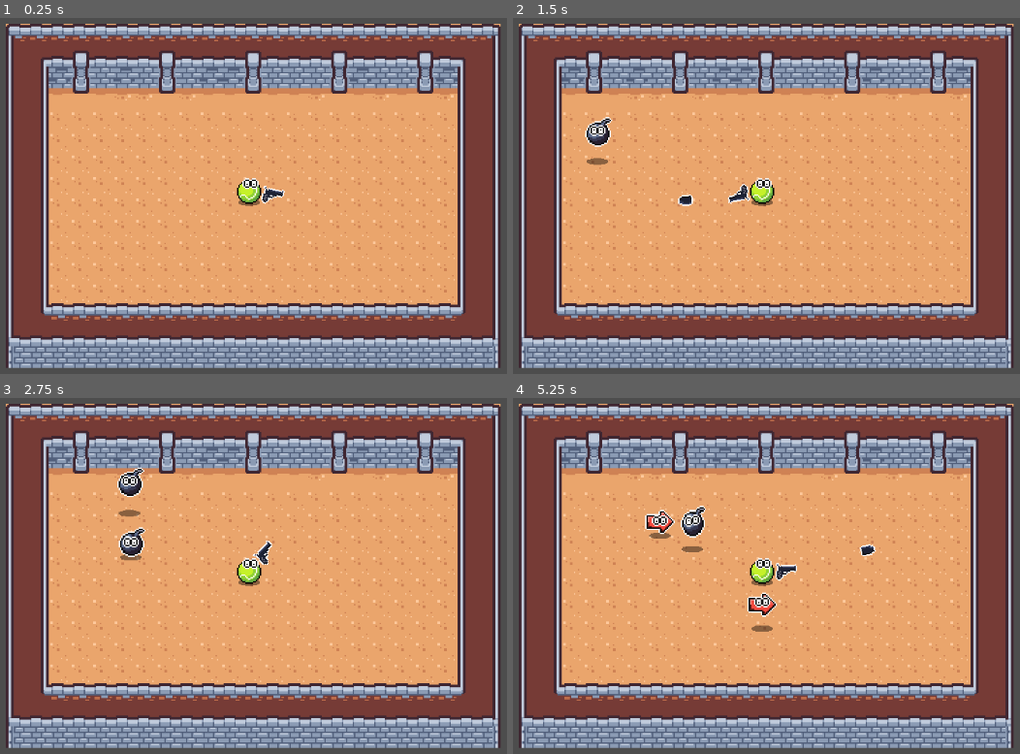
Above: before the commit, frames 1-4 (two rows, left to right).
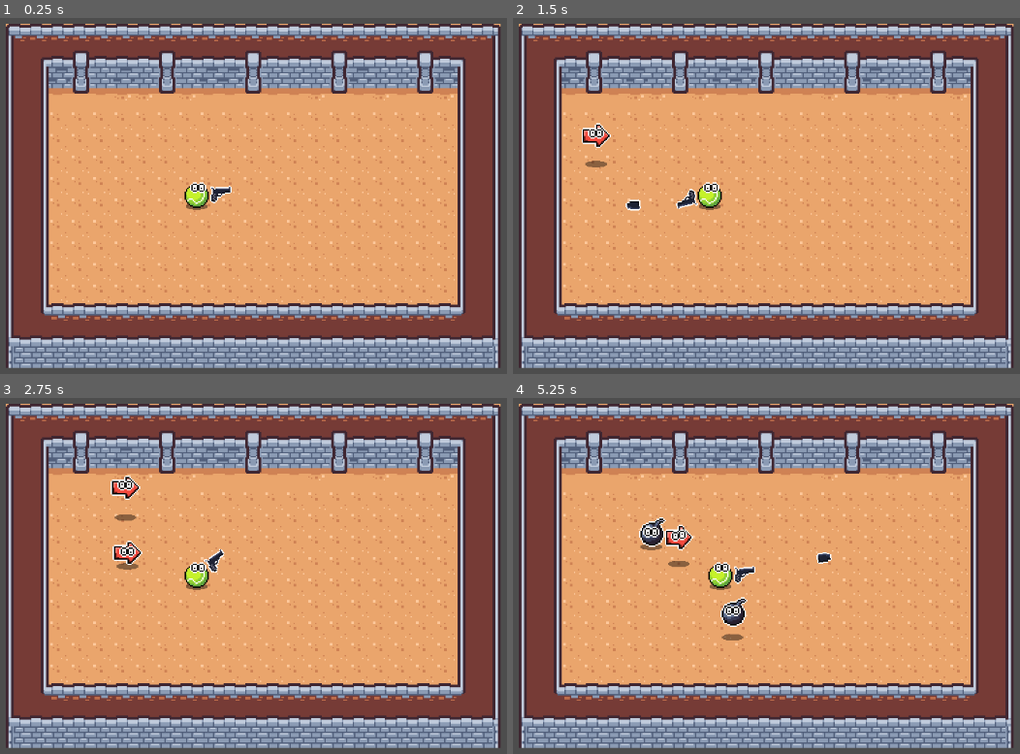
Above: after the commit, the same moments.

Repository: Lockd/trijam-286
Game: Godot game, scene res://Scenes/level.tscn
Same seed, same stepped clock (60 frames per second), same inputs: the game is played once before the commit and once after it.
Inputs (mouse positions are in pixels of both pictures, inside the frame that each line leads up to):
- Up to frame 1 (0.25 s): no input
- Up to frame 2 (1.5 s): tap Enter at 0.5 s; move the mouse to (943, 171) at 0.52 s; press the mouse at (943, 171) at 0.53 s; move the mouse to (619, 213) at 1.27 s; release the mouse at (619, 213) at 1.28 s; click (619, 213) at 1.35 s
- Up to frame 3 (2.75 s): move the mouse to (339, 476) at 2.02 s; press the mouse at (339, 476) at 2.03 s
- Up to frame 4 (5.25 s): move the mouse to (736, 661) at 2.77 s; release the mouse at (736, 661) at 2.78 s; click (736, 661) at 2.85 s; move the mouse to (1004, 640) at 3.52 s; press the mouse at (1004, 640) at 3.53 s; move the mouse to (543, 508) at 4.27 s; release the mouse at (543, 508) at 4.28 s; click (543, 508) at 4.35 s; move the mouse to (812, 572) at 5.02 s; press the mouse at (812, 572) at 5.03 s

The runs differ from the first frame. In frame 1, 0.9% of the frame differs, in the area x 36-57%, y 44-54%; in frame 2, 1.4%; in frame 3, 1.9%; in frame 4, 2.9%, in the area x 24-72%, y 30-69%.

Commit message:
Player and enemies are reworked

Diff:
--- a/Scenes/enemy.tscn
+++ b/Scenes/enemy.tscn
@@ -1,10 +1,11 @@
-[gd_scene load_steps=18 format=3 uid="uid://rxofjyswhuv3"]
+[gd_scene load_steps=19 format=3 uid="uid://rxofjyswhuv3"]
 
 [ext_resource type="Script" path="res://Scripts/enemy.gd" id="1_fv1nl"]
 [ext_resource type="Texture2D" uid="uid://dg604opyvpdyx" path="res://Sprites/arrow_left.png" id="1_qogy0"]
 [ext_resource type="Texture2D" uid="uid://5x8366mr03ur" path="res://Sprites/arrow_right.png" id="2_58rtj"]
 [ext_resource type="PackedScene" uid="uid://cy1mvpqx3qflt" path="res://Scenes/shadow.tscn" id="2_bnf14"]
 [ext_resource type="Texture2D" uid="uid://dw5lrfl6c0sxd" path="res://Sprites/arrow_up.png" id="3_0xylc"]
+[ext_resource type="Script" path="res://Scripts/enemy_direction.gd" id="4_ilj7q"]
 [ext_resource type="Texture2D" uid="uid://budv07iylcqxi" path="res://Sprites/arrow_down.png" id="4_spog0"]
 [ext_resource type="Texture2D" uid="uid://c82g83y1l0qo1" path="res://Sprites/eyes.png" id="6_qx8wn"]
 [ext_resource type="Script" path="res://Scripts/enemy_collision.gd" id="8_ynyxm"]
@@ -66,7 +67,7 @@
 [node name="Enemy" type="Node2D" node_paths=PackedStringArray("types")]
 position = Vector2(0, -6)
 script = ExtResource("1_fv1nl")
-types = [NodePath("Left"), NodePath("Right"), NodePath("Top"), NodePath("Down")]
+types = [NodePath("Left"), NodePath("Right"), NodePath("Top"), NodePath("Down"), NodePath("BombSprite")]
 jump_distance = 50.0
 
 [node name="Shadow" parent="." instance=ExtResource("2_bnf14")]
@@ -76,21 +77,36 @@
 [node name="Left" type="Sprite2D" parent="."]
 visible = false
 texture = ExtResource("1_qogy0")
+script = ExtResource("4_ilj7q")
+direction = Vector2(-1, 0)
 
 [node name="Right" type="Sprite2D" parent="."]
 visible = false
 position = Vector2(0, -1)
 texture = ExtResource("2_58rtj")
+script = ExtResource("4_ilj7q")
 
 [node name="Top" type="Sprite2D" parent="."]
 visible = false
 position = Vector2(0, -1)
 texture = ExtResource("3_0xylc")
+script = ExtResource("4_ilj7q")
+direction = Vector2(0, -1)
 
 [node name="Down" type="Sprite2D" parent="."]
 visible = false
 position = Vector2(0, -1)
 texture = ExtResource("4_spog0")
+script = ExtResource("4_ilj7q")
+direction = Vector2(0, 1)
+
+[node name="BombSprite" type="Sprite2D" parent="."]
+visible = false
+position = Vector2(0, -2)
+texture = ExtResource("9_mx8i2")
+script = ExtResource("4_ilj7q")
+direction = Vector2(0, 0)
+type = 1
 
 [node name="Eyes" type="AnimatedSprite2D" parent="."]
 z_index = 1
@@ -106,9 +122,4 @@
 [node name="CollisionShape2D" type="CollisionShape2D" parent="CollisionArea"]
 shape = SubResource("CircleShape2D_3khwc")
 
-[node name="BombSprite" type="Sprite2D" parent="."]
-visible = false
-position = Vector2(0, -2)
-texture = ExtResource("9_mx8i2")
-
 [connection signal="body_entered" from="CollisionArea" to="CollisionArea" method="_on_body_entered"]
--- a/Scenes/enemy_spawner.tscn
+++ b/Scenes/enemy_spawner.tscn
@@ -7,7 +7,6 @@
 position = Vector2(176, 111)
 script = ExtResource("1_d6h7g")
 pause_between_waves = 8
-arrows_per_wave = 6
 
 [node name="min" type="Node2D" parent="."]
 position = Vector2(-147, -65)
--- a/Scenes/level.tscn
+++ b/Scenes/level.tscn
@@ -181,8 +181,7 @@
 position = Vector2(174, 110)
 zoom = Vector2(2, 2)
 
-[node name="Player" parent="." instance=ExtResource("2_ux5bo")]
-unique_name_in_owner = true
-position = Vector2(165, 118)
+[node name="EnemySpawner" parent="." instance=ExtResource("3_4843v")]
 
-[node name="EnemySpawner" parent="." instance=ExtResource("3_4843v")]
+[node name="Player" parent="." instance=ExtResource("3_lwu51")]
+position = Vector2(126, 121)
--- a/Scenes/player.tscn
+++ b/Scenes/player.tscn
@@ -1,60 +1,64 @@
-[gd_scene load_steps=23 format=3 uid="uid://cwyb16mp7u7hd"]
+[gd_scene load_steps=23 format=3 uid="uid://bqsk51blksy7l"]
 
-[ext_resource type="Script" path="res://Scripts/player.gd" id="1_a1bxw"]
-[ext_resource type="Texture2D" uid="uid://drbo8s0cxjupq" path="res://Sprites/tennis_ball.png" id="1_r860o"]
-[ext_resource type="Texture2D" uid="uid://cm7ddmisrd01g" path="res://Sprites/gun.png" id="2_1fmc6"]
-[ext_resource type="Script" path="res://Scripts/gun.gd" id="2_4dvyj"]
-[ext_resource type="PackedScene" uid="uid://cy1mvpqx3qflt" path="res://Scenes/shadow.tscn" id="2_kn66a"]
-[ext_resource type="PackedScene" uid="uid://cx6uwrjj5edll" path="res://Scenes/bullet.tscn" id="2_x4vww"]
-[ext_resource type="Texture2D" uid="uid://c82g83y1l0qo1" path="res://Sprites/eyes.png" id="4_0mbbt"]
-[ext_resource type="Script" path="res://Scripts/eyes_animation.gd" id="5_lp0wo"]
+[ext_resource type="Script" path="res://Scripts/player.gd" id="1_n63jo"]
+[ext_resource type="PackedScene" uid="uid://cy1mvpqx3qflt" path="res://Scenes/shadow.tscn" id="1_pjup4"]
+[ext_resource type="PackedScene" uid="uid://cx6uwrjj5edll" path="res://Scenes/bullet.tscn" id="2_3sg4r"]
+[ext_resource type="Texture2D" uid="uid://drbo8s0cxjupq" path="res://Sprites/tennis_ball.png" id="2_5h3qu"]
+[ext_resource type="Script" path="res://Scripts/gun.gd" id="3_cv1mm"]
+[ext_resource type="Texture2D" uid="uid://cm7ddmisrd01g" path="res://Sprites/gun.png" id="4_0632k"]
+[ext_resource type="Texture2D" uid="uid://c82g83y1l0qo1" path="res://Sprites/eyes.png" id="5_1031u"]
+
+[sub_resource type="PhysicsMaterial" id="PhysicsMaterial_uyff3"]
+bounce = 0.12
+
+[sub_resource type="CircleShape2D" id="CircleShape2D_vvtmp"]
 
 [sub_resource type="AtlasTexture" id="AtlasTexture_2ax05"]
-atlas = ExtResource("4_0mbbt")
+atlas = ExtResource("5_1031u")
 region = Rect2(32, 0, 16, 16)
 
 [sub_resource type="AtlasTexture" id="AtlasTexture_e3ybg"]
-atlas = ExtResource("4_0mbbt")
+atlas = ExtResource("5_1031u")
 region = Rect2(48, 0, 16, 16)
 
 [sub_resource type="AtlasTexture" id="AtlasTexture_jpew7"]
-atlas = ExtResource("4_0mbbt")
+atlas = ExtResource("5_1031u")
 region = Rect2(80, 0, 16, 16)
 
 [sub_resource type="AtlasTexture" id="AtlasTexture_dv3o4"]
-atlas = ExtResource("4_0mbbt")
+atlas = ExtResource("5_1031u")
 region = Rect2(96, 0, 16, 16)
 
 [sub_resource type="AtlasTexture" id="AtlasTexture_afum3"]
-atlas = ExtResource("4_0mbbt")
+atlas = ExtResource("5_1031u")
 region = Rect2(0, 0, 16, 16)
 
 [sub_resource type="AtlasTexture" id="AtlasTexture_rbhb6"]
-atlas = ExtResource("4_0mbbt")
+atlas = ExtResource("5_1031u")
 region = Rect2(16, 0, 16, 16)
 
 [sub_resource type="AtlasTexture" id="AtlasTexture_v0mf0"]
-atlas = ExtResource("4_0mbbt")
+atlas = ExtResource("5_1031u")
 region = Rect2(32, 0, 16, 16)
 
 [sub_resource type="AtlasTexture" id="AtlasTexture_oaa5v"]
-atlas = ExtResource("4_0mbbt")
+atlas = ExtResource("5_1031u")
 region = Rect2(48, 0, 16, 16)
 
 [sub_resource type="AtlasTexture" id="AtlasTexture_isd3e"]
-atlas = ExtResource("4_0mbbt")
+atlas = ExtResource("5_1031u")
 region = Rect2(64, 0, 16, 16)
 
 [sub_resource type="AtlasTexture" id="AtlasTexture_vorty"]
-atlas = ExtResource("4_0mbbt")
+atlas = ExtResource("5_1031u")
 region = Rect2(80, 0, 16, 16)
 
 [sub_resource type="AtlasTexture" id="AtlasTexture_rr0f8"]
-atlas = ExtResource("4_0mbbt")
+atlas = ExtResource("5_1031u")
 region = Rect2(96, 0, 16, 16)
 
 [sub_resource type="AtlasTexture" id="AtlasTexture_bx8mv"]
-atlas = ExtResource("4_0mbbt")
+atlas = ExtResource("5_1031u")
 region = Rect2(112, 0, 16, 16)
 
 [sub_resource type="SpriteFrames" id="SpriteFrames_uu1v4"]
@@ -106,14 +110,18 @@
 "speed": 5.0
 }]
 
-[sub_resource type="CircleShape2D" id="CircleShape2D_wkble"]
+[node name="Player" type="RigidBody2D"]
+mass = 50.0
+physics_material_override = SubResource("PhysicsMaterial_uyff3")
+lock_rotation = true
+script = ExtResource("1_n63jo")
+bullet = ExtResource("2_3sg4r")
 
-[node name="Player" type="Node2D" groups=["Player"]]
-script = ExtResource("1_a1bxw")
-bullet = ExtResource("2_x4vww")
-movement_speed = 50
+[node name="CollisionShape2D" type="CollisionShape2D" parent="."]
+position = Vector2(0, -9)
+shape = SubResource("CircleShape2D_vvtmp")
 
-[node name="Shadow" parent="." instance=ExtResource("2_kn66a")]
+[node name="Shadow" parent="." instance=ExtResource("1_pjup4")]
 position = Vector2(-7.10543e-15, -1)
 rotation = 3.14159
 scale = Vector2(1, 0.3)
@@ -142,10 +150,3 @@
 animation = &"Eyes_idle"
 autoplay = "Eyes_idle"
 frame_progress = 0.952822
-script = ExtResource("5_lp0wo")
-
-[node name="StaticBody2D" type="StaticBody2D" parent="."]
-
-[node name="CollisionShape2D" type="CollisionShape2D" parent="StaticBody2D"]
-position = Vector2(0, -9)
-shape = SubResource("CircleShape2D_wkble")
--- a/Scripts/enemy.gd
+++ b/Scripts/enemy.gd
@@ -3,7 +3,7 @@
 class_name Enemy
 
 # Enemy types
-@export var types: Array[Sprite2D]= []
+@export var types: Array[Arrow_Direction]= []
 var active_sprite : Sprite2D
 enum enemy_types { ARROW, BOMB }
 var enemy_type: enemy_types = enemy_types.ARROW
@@ -37,7 +37,6 @@
 func _process(delta: float) -> void:
 	var current_time = Time.get_unix_time_from_system()
 	if next_jump < current_time and !is_jumping:
-		print("should start jump " + str(current_time))
 		is_jumping = true
 		next_jump = current_time + jump_cooldown + jump_cooldown
 		jump_start_time = current_time
@@ -55,7 +54,6 @@
 		shadow.global_position = target_shadow_position - Vector2(0, -10)
 
 	if (current_time - jump_start_time) > jump_duration and is_jumping:
-		print("should stop jumping " + str(current_time))
 		active_sprite.scale = Vector2(1.25, 0.75)
 		is_jumping = false
 
@@ -63,29 +61,16 @@
 	active_sprite.scale.y = move_toward(active_sprite.scale.y, 1, 0.8 * delta)
 
 
-func select_enemy_type(is_bomb: bool):
-	if  (is_bomb):
-		print("bomb sprite" + str(bomb_sprite))
-		active_sprite = bomb_sprite
-		bomb_sprite.visible = true
-		enemy_type = enemy_types.BOMB
-	else:
-		type_index = randi_range(0, types.size() - 1)
-		types[type_index].visible = true
-		active_sprite = types[type_index]
-		enemy_type = enemy_types.ARROW
+func select_enemy_type():
+	type_index = randi_range(0, types.size() - 1)
+	types[type_index].visible = true
+	active_sprite = types[type_index]
+	enemy_type = enemy_types.ARROW
 
-	enemy_collision.set_enemy_type(enemy_type)
+	enemy_collision.set_enemy_type(enemy_type, active_sprite.direction)
 
 func _quadratic_bezier(p0: Vector2, p1: Vector2, p2: Vector2, t: float) -> Vector2:
 	var q0 = p0.lerp(p1, t)
 	var q1 = p1.lerp(p2, t)
 	var r = q0.lerp(q1, t)
 	return r
-
-func _on_area_2d_body_entered(body: Node2D) -> void:
-	if(body.owner != null):
-		print(body.owner.name)
-	# TODO handle collision based on the enemy_type variable
-	body.queue_free()
-	queue_free()
--- a/Scripts/enemy_collision.gd
+++ b/Scripts/enemy_collision.gd
@@ -2,23 +2,24 @@
 
 class_name Enemy_Collision
 
-var x_directions = [-10, 10, 0 ,0]
-var y_directions = [0, 0, -10, 10]
+var enemy_type: Enemy.enemy_types = Enemy.enemy_types.ARROW
+var push_direction: Vector2 = Vector2(0, 0)
 
-var enemy_type: Enemy.enemy_types = Enemy.enemy_types.ARROW
-
-func set_enemy_type(type: Enemy.enemy_types):
+func set_enemy_type(type: Enemy.enemy_types, direction: Vector2):
 	enemy_type = type
+	push_direction = direction
 
 func _on_body_entered(body: Node2D) -> void:
+	print("Body entered")
 	match(enemy_type):
 		Enemy.enemy_types.ARROW:
-			var target_direction := Vector2(x_directions[owner.type_index], y_directions[owner.type_index])
 			if(body.name == "Bullet"):
 				body.queue_free()
-				owner.player_ref.assign_target_move(target_direction)
+				owner.player_ref.assign_target_move(push_direction)
 			elif(body.name == "PlayerRB"):
-				body.owner.assign_target_move(target_direction * 3)
+				body.owner.assign_target_move(push_direction * 3)
+
+			# TODO because of this enemies die if they collide with the walls. Fix it
 			owner.queue_free()
 
 		Enemy.enemy_types.BOMB:
--- /dev/null
+++ b/Scripts/enemy_direction.gd
@@ -0,0 +1,6 @@
+extends Sprite2D
+
+class_name Arrow_Direction
+
+@export var direction := Vector2(1, 0)
+@export var type: Enemy.enemy_types = Enemy.enemy_types.ARROW
--- a/Scripts/enemy_spawner.gd
+++ b/Scripts/enemy_spawner.gd
@@ -1,7 +1,6 @@
 extends Node2D
 
 var pipe = preload("res://Scenes/enemy.tscn")
-@onready var player: Node2D = %Player
 @onready var spawn_enemies_timer: RandomTimer = $SpawnEnemiesTimer
 @onready var wave_pause_timer: Timer = $WavePauseTimer
 
@@ -15,10 +14,8 @@
 
 @export_category("Enemy Waves")
 @export var pause_between_waves := 3
-@export var arrows_per_wave: int = 8
-@export var bombs_per_wave: int = 3
-var spawned_bombs: int = 0
-var spawned_arrows: int = 0
+@export var enemies_per_wave: int = 8
+var spawned_enemies: int = 0
 
 func _ready() -> void:
 	x_min = min_location.global_position.x
@@ -31,20 +28,15 @@
 func  spawn_enemy():
 	var enemy: Enemy = pipe.instantiate()
 	owner.add_child(enemy)
-	var is_bomb = randf() >= 0.5 && spawned_bombs <= bombs_per_wave
-	if is_bomb:
-		spawned_bombs += 1
-	else:
-		spawned_arrows += 1
-	enemy.select_enemy_type(is_bomb)
+	enemy.select_enemy_type()
+	spawned_enemies += 1
 	var rand_position = get_spawn_position()
 	enemy.global_position = rand_position
 
-	if spawned_arrows + spawned_bombs >= arrows_per_wave + bombs_per_wave:
+	if spawned_enemies >= enemies_per_wave:
 		spawn_enemies_timer.stop()
 		wave_pause_timer.start()
-		spawned_arrows = 0
-		spawned_bombs = 0
+		spawned_enemies = 0
 
 
 func get_spawn_position() -> Vector2:
--- a/Scripts/eyes_animation.gd
+++ /dev/null
@@ -1,18 +0,0 @@
-extends AnimatedSprite2D
-
-@export var smirk_min_cd := 8
-@export var smirk_max_cd := 12
-
-var next_smirk = 0
-
-# Called when the node enters the scene tree for the first time.
-func _ready() -> void:
-	pass # Replace with function body.
-
-
-# Called every frame. 'delta' is the elapsed time since the previous frame.
-func _process(delta: float) -> void:
-	#if Time.get_datetime_dict_from_system() > next_smirk:
-		#play("Eyes_smirk")
-		#next_smirk = Time.get_datetime_dict_from_system(). + randf_range(smirk_min_cd, smirk_max_cd)
-	pass
--- a/Scripts/gun.gd
+++ b/Scripts/gun.gd
@@ -7,7 +7,7 @@
 	pass # Replace with function body.
 
 
-func _process(delta: float) -> void:
+func _process(_delta: float) -> void:
 	look_at(get_global_mouse_position())
 	# add logic to flip the sprite if looking left
 	pass
--- a/Scripts/player.gd
+++ b/Scripts/player.gd
@@ -1,33 +1,28 @@
-extends Node2D
+extends RigidBody2D
 
 @onready var pojectile_spawn_point: Node2D = $"Gun container/Pojectile spawn point"
 @export var bullet: PackedScene
-@export var movement_speed := 15
 
-var moving = false
 var target_position := global_position
 
 func _ready() -> void:
 	add_to_group("Player")
 
-func _process(delta: float) -> void:
-	# gradually move
-	if moving:
-		position = position.move_toward(target_position, delta * movement_speed)
-	# stop moving
-	if global_position.distance_to(target_position) < 1:
-		moving=false
+func _process(_delta: float) -> void:
+	pass
 
 func assign_target_move(target: Vector2) -> void:
-	target_position = global_position + target * 10
-	moving = true
+	# TODO uncomment that if we need the movement to be independent of each other
+	# set_axis_velocity(Vector2(0, 0))
+	# linear_velocity = Vector2(0, 0)
+	apply_central_impulse(target * 500)
 
 func _input(event: InputEvent) -> void:
 	if event.is_action_pressed("Shoot"):
 		var mouse_position = get_global_mouse_position()
 		var direction = mouse_position - position
 		var spawned_bullet = bullet.instantiate()
-		add_child(spawned_bullet)
+		get_tree().root.add_child(spawned_bullet)
 		spawned_bullet.global_position = pojectile_spawn_point.global_position
 		spawned_bullet.newvelocity = direction.normalized()
 		spawned_bullet.rotation = direction.angle()
Not shown: 1 places in Scenes/enemy_spawner.tscn that only renumber resources
Not shown: 1 places in Scenes/level.tscn that only renumber resources
Not shown: 1 places in Scenes/player.tscn that only renumber resources
